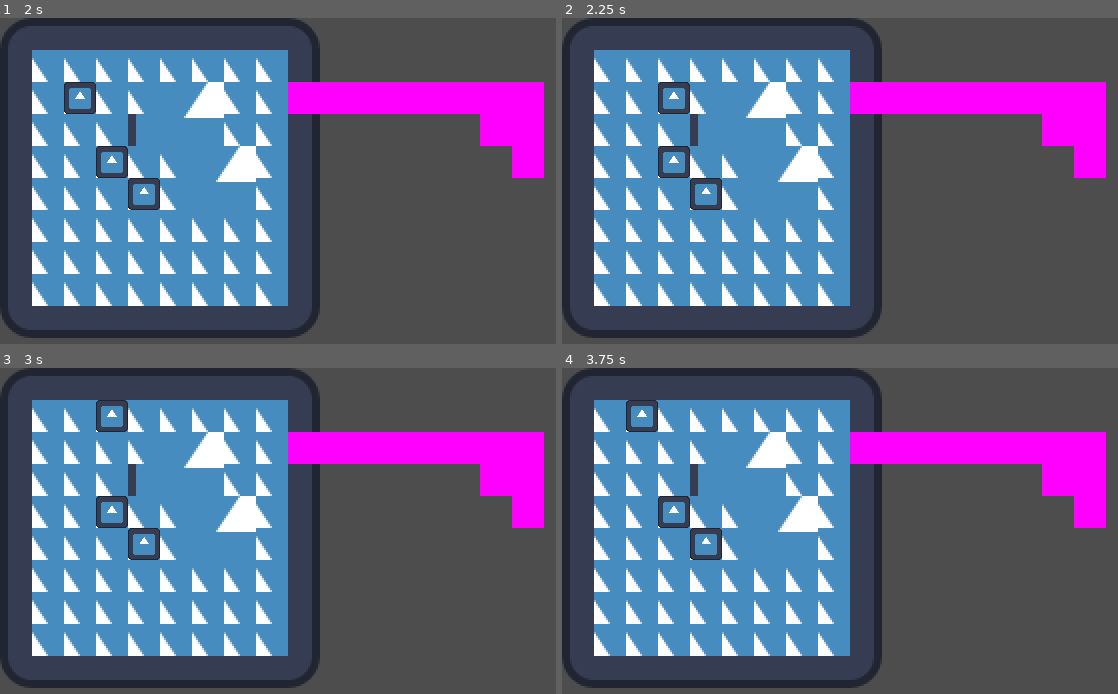
Above: before the commit, frames 1-4 (two rows, left to right).
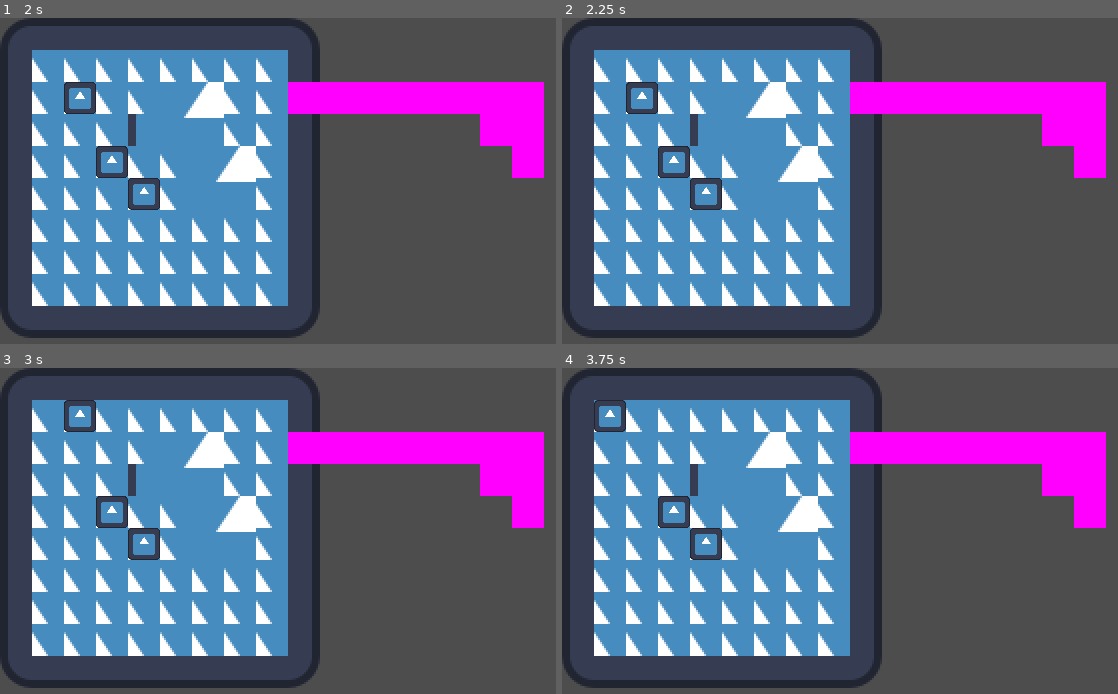
Above: after the commit, the same moments.

Repository: EricZhou-Krey/dino_die
Game: Godot game, scene res://scenes/example_level.tscn
Same seed, same stepped clock (60 frames per second), same inputs: the game is played once before the commit and once after it. The engine's default icon, where the game draws it, is replaced by a stand-in: a white triangle on a blue panel in a dark square.
Inputs:
- Up to frame 1 (2 s): tap Enter at 0.5 s; hold D (right) 0.53-1.28 s; hold E (burn) 0.53-1.28 s; tap Space (wait) at 0.8, 1.25, 1.35 s; hold S (down) from 1.28 s (still down); tap R (undo, bound only after the commit) at 1.55 s
- Up to frame 2 (2.25 s): tap Enter at 2 s; release S (down) at 2.03 s; hold D (right) from 2.03 s (still down); hold R (undo, bound only after the commit) from 2.03 s (still down)
- Up to frame 3 (3 s): tap E (burn) at 2.3, 2.85 s; tap Space (wait) at 2.75 s; release D (right) at 2.78 s; release R (undo, bound only after the commit) at 2.78 s; hold W (up) from 2.78 s (still down)
- Up to frame 4 (3.75 s): tap Space (wait) at 3.05 s; tap Enter at 3.5 s; release W (up) at 3.53 s; hold A (left) from 3.53 s (still down); hold Space (wait) from 3.53 s (still down)

Frame 1 is identical in both runs. In frame 2, 0.7% of the frame differs, in the area x 11-24%, y 19-30%; in frame 3, 0.7%; in frame 4, 0.7%.

Commit message:
revert working, fire visual placeholder a bit jank but logic is compeltly fine

Diff:
--- a/assets/placeholder_tileset.tres
+++ b/assets/placeholder_tileset.tres
@@ -61,6 +61,7 @@
 7:3/0 = 0
 0:4/0 = 0
 1:4/0 = 0
+1:4/0/custom_data_0 = true
 2:4/0 = 0
 2:4/0/custom_data_0 = true
 2:4/0/custom_data_1 = 2
--- a/project.godot
+++ b/project.godot
@@ -55,6 +55,11 @@
 "events": [Object(InputEventKey,"resource_local_to_scene":false,"resource_name":"","device":-1,"window_id":0,"alt_pressed":false,"shift_pressed":false,"ctrl_pressed":false,"meta_pressed":false,"pressed":false,"keycode":0,"physical_keycode":69,"key_label":0,"unicode":101,"echo":false,"script":null)
 ]
 }
+undo={
+"deadzone": 0.5,
+"events": [Object(InputEventKey,"resource_local_to_scene":false,"resource_name":"","device":-1,"window_id":0,"alt_pressed":false,"shift_pressed":false,"ctrl_pressed":false,"meta_pressed":false,"pressed":false,"keycode":0,"physical_keycode":82,"key_label":0,"unicode":114,"echo":false,"script":null)
+]
+}
 
 [rendering]
 
--- a/scripts/entity/bush.gd
+++ b/scripts/entity/bush.gd
@@ -1,34 +1,66 @@
 extends GridLiver
 class_name Bush
-
 
 @export var burn_timer = 3
 var burn_directions = [Vector2i.UP, Vector2i.DOWN, Vector2i.LEFT, Vector2i.RIGHT]
 enum State { FRESH, PRE_BURNING, BURNING, BURNT }
-var current_state = State.FRESH
+var bush_state = State.FRESH
+
+func _ready():
+	var current_tile: Vector2i = levelgrid.local_to_map(global_position)
+	levelgrid.set_back_entity_at_tile(current_tile, self)
+	levelgrid.connect("update", _update)
+
+	state["position"] = global_position
+	state["height"] = height
+	state["burn_timer"] = burn_timer
+	state["bush_state"] = bush_state#
+	state["rotation"] = rotation
+
+func set_state(new_state: Dictionary):
+	var current_tile: Vector2i = levelgrid.local_to_map(global_position)
+	levelgrid.set_back_entity_at_tile(current_tile, null)
+
+	state = new_state
+	global_position = state["position"]
+
+	var new_tile: Vector2i = levelgrid.local_to_map(global_position)
+	levelgrid.set_back_entity_at_tile(new_tile, self)
+
+	sprite_2d.global_position = state["position"]
+	height = state["height"]
+
+	burn_timer = state["burn_timer"]
+	bush_state = state["bush_state"]
+	rotation = state["rotation"]
 
 func move(_direction: Vector2i):
 	return true
 
 func burn():
-	if current_state == State.FRESH:
-		current_state = State.PRE_BURNING
+	if bush_state == State.FRESH:
+		bush_state = State.PRE_BURNING
 		#change visual
 		rotation = 15
 
 func _update():
-	match current_state:
+	super._update()
+	state["burn_timer"] = burn_timer
+	state["bush_state"] = bush_state
+	state["rotation"] = rotation
+
+	match bush_state:
 		State.PRE_BURNING:
-			current_state = State.BURNING
+			bush_state = State.BURNING
 			rotation = 25
 		State.BURNING:
 			var current_tile = levelgrid.local_to_map(global_position)
 			for direction in burn_directions:
-				var entity = levelgrid.get_entity_at_tile(current_tile + direction)
+				var entity = levelgrid.get_back_entity_at_tile(current_tile + direction)
 				if entity != null and entity.has_method("burn"):
 					entity.burn()
 
 			burn_timer -= 1
 			if burn_timer == 0:
-				current_state = State.BURNT
+				bush_state = State.BURNT
 				rotation = 45
--- a/scripts/entity/player.gd
+++ b/scripts/entity/player.gd
@@ -13,15 +13,17 @@
 
 	for label in movement:
 		if event.is_action_pressed(label):
-			levelgrid.update.emit()
 			facing_direction = movement[label]
 			move(movement[label])
+			levelgrid.progress_time()
 
 	if event.is_action_pressed("wait"):
-		levelgrid.update.emit()
+		levelgrid.progress_time()
 	if event.is_action_pressed("burn"):
 		var current_tile = levelgrid.local_to_map(global_position)
-		var entity = levelgrid.get_entity_at_tile(current_tile + facing_direction)
+		var entity = levelgrid.get_back_entity_at_tile(current_tile + facing_direction)
 		if entity != null and entity.has_method("burn"):
 			entity.burn()
-		levelgrid.update.emit()
+		levelgrid.progress_time()
+	if event.is_action_pressed("undo"):
+		levelgrid.revert()
--- a/scripts/grid_livers.gd
+++ b/scripts/grid_liver.gd
@@ -6,13 +6,35 @@
 
 @export var height = 0
 
+signal updated(this: GridLiver, state: Dictionary)
+
+var state = {}
+
 func _ready():
 	var current_tile: Vector2i = levelgrid.local_to_map(global_position)
 	levelgrid.set_entity_at_tile(current_tile, self)
 	levelgrid.connect("update", _update)
 
+	state["position"] = global_position
+	state["height"] = height
+
 func _update():
-	pass
+	levelgrid.updated(self, state.duplicate(true))
+	state["position"] = global_position
+	state["height"] = height
+
+func set_state(new_state: Dictionary):
+	var current_tile: Vector2i = levelgrid.local_to_map(global_position)
+	levelgrid.set_entity_at_tile(current_tile, null)
+
+	state = new_state
+	global_position = state["position"]
+
+	var new_tile: Vector2i = levelgrid.local_to_map(global_position)
+	levelgrid.set_entity_at_tile(new_tile, self)
+
+	sprite_2d.global_position = state["position"]
+	height = state["height"]
 
 func _physics_process(delta):
 	sprite_2d.global_position = sprite_2d.global_position.move_toward(global_position, 2)
--- a/scripts/level_grid.gd
+++ b/scripts/level_grid.gd
@@ -1,9 +1,13 @@
 extends TileMap
 class_name LevelGrid
 
+var back_entities: Array[GridLiver] = []
 var entities: Array[GridLiver] = []
 var grid_size: Vector2i
 var offset: Vector2i
+
+var entity_history: Array[Dictionary] = [{}]
+var entity_time: int = 0
 
 signal update
 
@@ -12,7 +16,30 @@
 	grid_size = used_rect.size
 	offset = used_rect.position
 
+	back_entities.resize(grid_size.x * grid_size.y)
 	entities.resize(grid_size.x * grid_size.y)
+
+func progress_time():
+	entity_time += 1
+	entity_history.append({})
+	update.emit()
+
+func revert():
+	if len(entity_history) < 1: return
+	var previous_states = entity_history.pop_back()
+	for entity in previous_states:
+		entity.set_state(previous_states[entity])
+	entity_time -= 1
+
+func updated(entity: GridLiver, state: Dictionary):
+	entity_history[entity_time][entity] = state
+
+
+func get_back_entity_at_tile(tile: Vector2i):
+	return back_entities[tile.x + (grid_size.x * tile.y)]
+
+func set_back_entity_at_tile(tile: Vector2i, entity: GridLiver):
+	back_entities[tile.x + (grid_size.x * tile.y)] = entity
 
 func get_entity_at_tile(tile: Vector2i):
 	return entities[tile.x + (grid_size.x * tile.y)]
